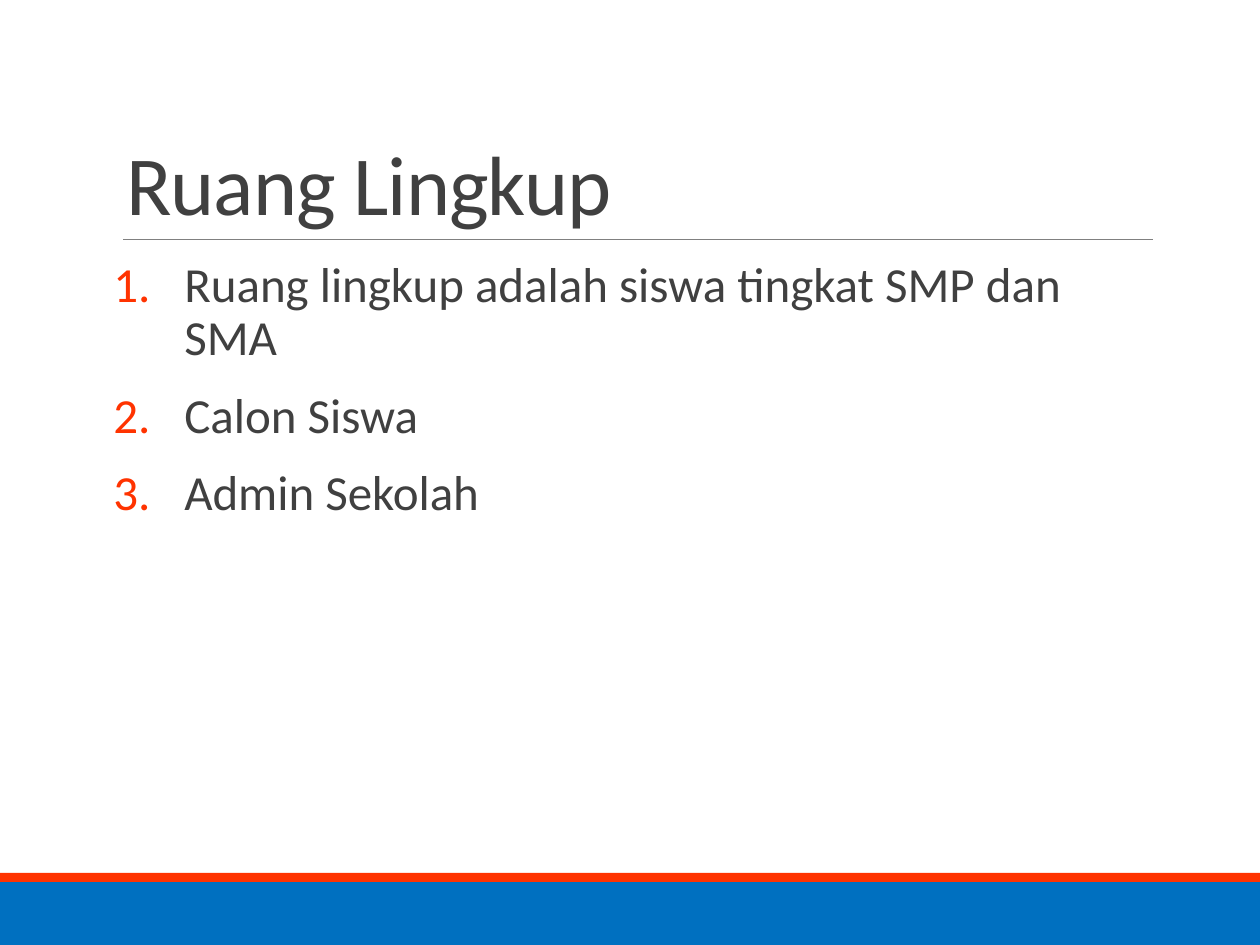
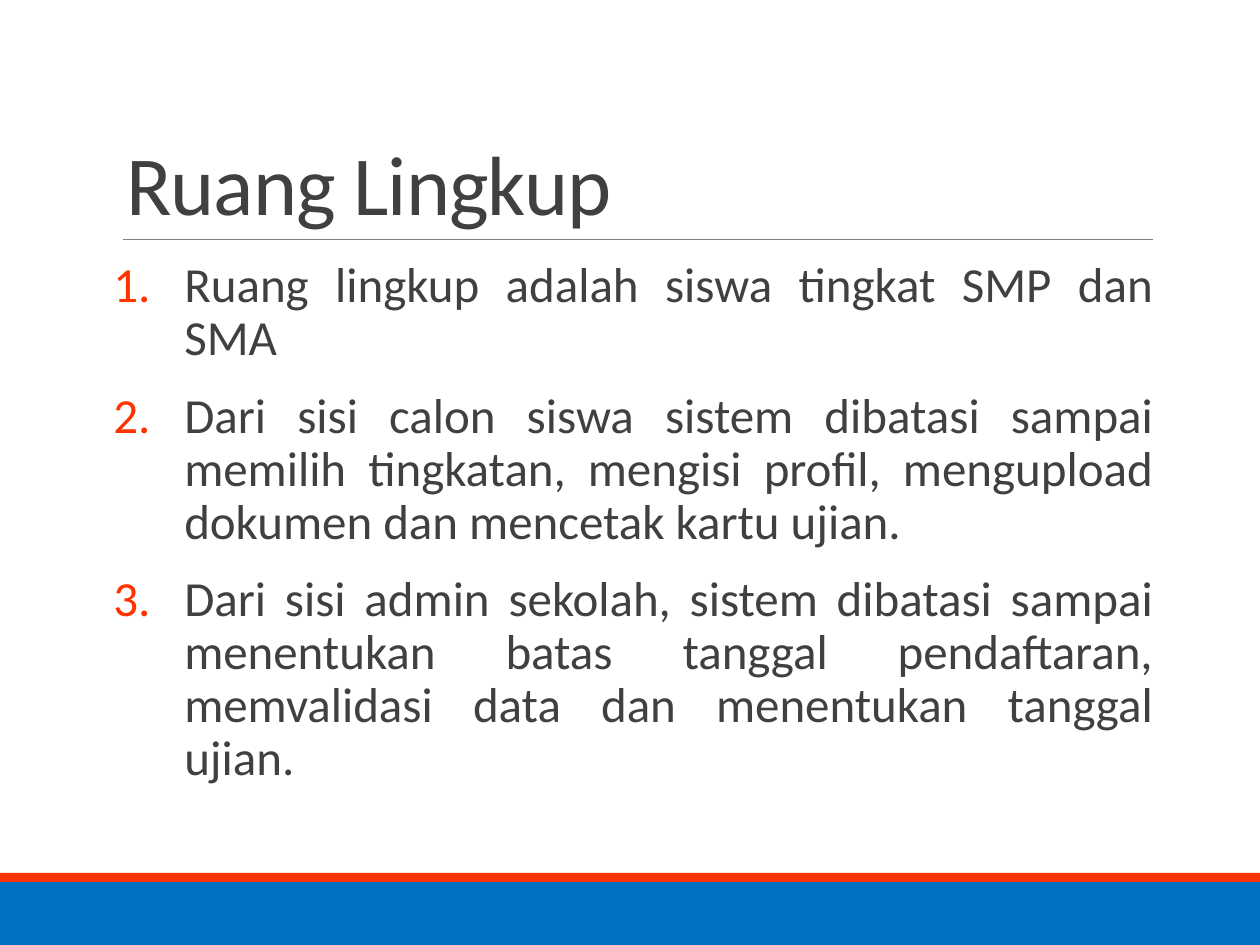
Before and after one commit to lastfantasy/tmr, a slide deck: slide 6 of TA final/TA PRESENTASI.pptx. Drawn at 1260x945 pixels with LibreOffice and Linux fonts; fonts in the diff are those of the drawing. Boxes give left, top, right and bottom in pixels: in the first picture for what was removed or moved away, otherwise in the second. Text is boxed around its words. In the diff, an @@ line names an element or a change of style, - is before the commit and + after.

```diff
--- a/TA final/TA PRESENTASI.pptx
+++ b/TA final/TA PRESENTASI.pptx
@@ text at (x1=184, y1=268, x2=1153, y2=356): alignment left to justified @@
@@ text at (x1=184, y1=399, x2=1153, y2=784): text changed @@
-2. Calon Siswa
-3. Admin Sekolah
+2. Dari sisi calon siswa sistem dibatasi sampai memilih tingkatan, mengisi profil, mengupload dokumen dan mencetak kartu ujian.
+3. Dari sisi admin sekolah, sistem dibatasi sampai menentukan batas tanggal pendaftaran, memvalidasi data dan menentukan tanggal ujian.
```
Also in this commit, not shown: 8 other slides changed.
